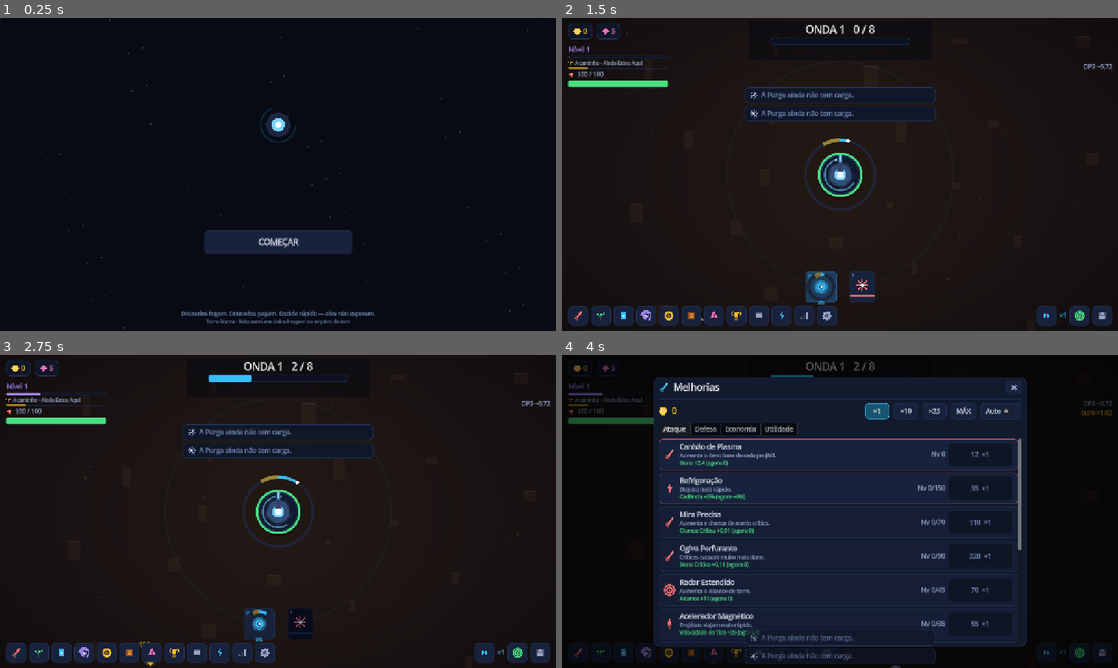
Above: before the commit, frames 1-4 (two rows, left to right).
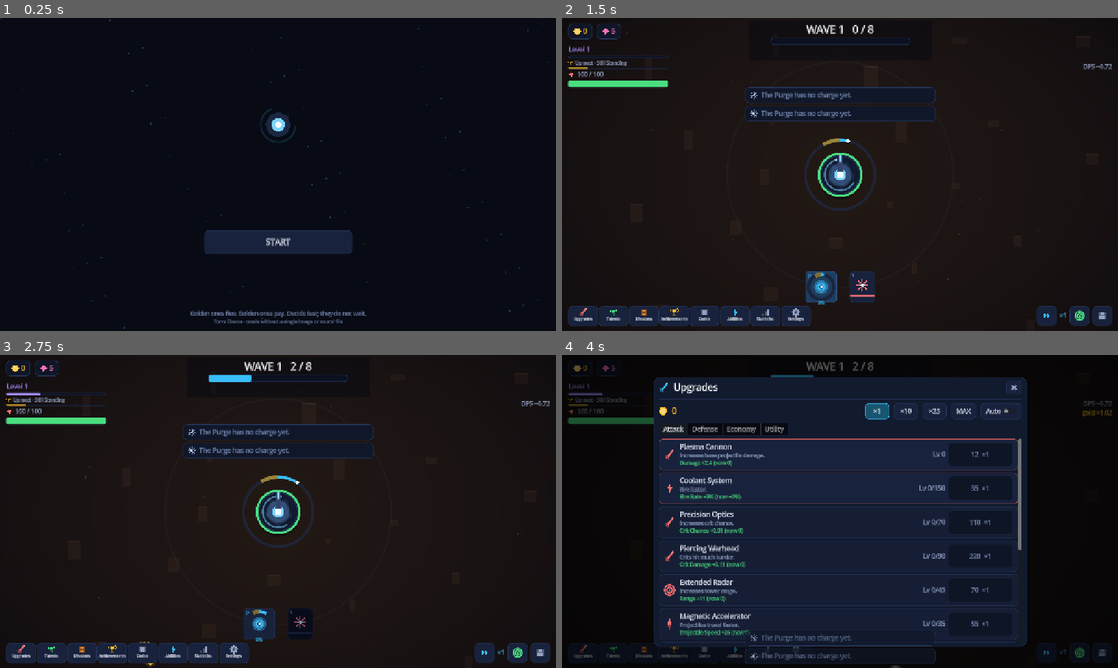
Above: after the commit, the same moments.

Repository: joabcostamd/joabcostamd
Game: Godot game, scene res://scenes/main.tscn
Same seed, same stepped clock (60 frames per second), same inputs: the game is played once before the commit and once after it.
Inputs (mouse positions are in pixels of both pictures, inside the frame that each line leads up to):
- Up to frame 1 (0.25 s): no input
- Up to frame 2 (1.5 s): click (840, 243) at 0.5 s, where only the run after the commit has a clickable "START"; click (823, 287) at 1.25 s
- Up to frame 3 (2.75 s): click "1" at 2 s
- Up to frame 4 (4 s): click (578, 652) at 2.77 s; click (584, 652) at 3.52 s

The runs differ from the first frame. In frame 1, 0.7% of the frame differs, in the area x 32-68%, y 70-98%; in frame 2, 2.0%; in frame 3, 2.0%; in frame 4, 3.6%, in the area x 1-98%, y 2-98%.

Commit message:
feat: o rodape mostra so a porta que existe, e acende a que tem algo esperando
Tres pendencias da experiencia do jogador, todas com a mesma raiz: o jogo sabia
das coisas e nao contava para ninguem.

O rodape tinha doze glifos de 22 px, iguais entre si e sem uma palavra. A unica
forma de descobrir o que cada um abria era passar o mouse — o que num toque nao
existe. Agora cada botao tem rotulo, e o rotulo troca junto com o idioma.

Cinco dos doze abriam painel VAZIO na onda 1: Cartas sem uma carta, Reliquias
sem uma reliquia, Habilidades sem uma habilidade, Prestigio a vinte e cinco
ondas de distancia e Desafios trancado. O jogo ja sabia fazer isto certo (Farm,
Infinito e Purga automatica so aparecem quando o desbloqueio existe); agora os
doze recebem o mesmo tratamento.

E quando as portas ENCHEM, o rodape avisa. Antes so dois botoes acendiam
(talentos e melhorias). Missao pronta, nivel de temporada por coletar, carta
nova e ascensao disponivel eram invisiveis — num jogo que atira sozinho e nao
obriga ninguem a reabrir painel. Coletar missao e a UNICA porta de XP da
temporada, e era justamente a que menos se anunciava.

Junto: o jogo abre no idioma do sistema na PRIMEIRA execucao. Sao 1.040 chaves
em ingles prontas, e ele abria em portugues para o mundo inteiro sem perguntar.
Depois da primeira vez quem manda e a escolha salva. Sem tela o padrao continua
sendo `pt`, senao os portoes mudariam de resposta conforme a maquina do CI.

A decisao de quais portas aparecem virou funcao estatica (`portas_do_rodape`)
para o portao poder perguntar "com este estado, o botao de Cartas aparece?" sem
montar a interface: 26 assercoes novas, uma por porta e por motivo (473 no
total).

Co-Authored-By: Claude Opus 5 <noreply@anthropic.com>
Claude-Session: https://claude.ai/code/session_01KjywRohvpoYfEskZwwMkww

Diff:
--- a/torre-eterna/scripts/core/config.gd
+++ b/torre-eterna/scripts/core/config.gd
@@ -35,10 +35,26 @@
 
 func _ready() -> void:
 	var salvo := SaveSys.carregar_config()
+	# PRIMEIRA execucao: abre no idioma do sistema. Depois disso quem manda e a
+	# escolha salva, mesmo que o jogador tenha escolhido o mesmo que o sistema.
+	# O jogo tem 1.040 chaves em ingles prontas e abria em portugues para todo
+	# mundo, no mundo inteiro, sem nunca perguntar.
+	if not salvo.has("idioma"):
+		v["idioma"] = idioma_do_sistema()
 	for k in PADRAO.keys():
 		if salvo.has(k):
 			v[k] = salvo[k]
 	aplicar()
+
+## Idioma que o sistema operacional pede, reduzido aos dois que o jogo fala.
+##
+## `headless` e ferramenta, nao jogador: os portoes medem textos em portugues e
+## nao podem mudar de resposta porque a maquina do CI esta configurada em outro
+## idioma. Entao sem tela o padrao continua sendo `pt`, sempre.
+static func idioma_do_sistema() -> String:
+	if DisplayServer.get_name() == "headless":
+		return "pt"
+	return "pt" if OS.get_locale().to_lower().begins_with("pt") else "en"
 
 func get_v(chave: String, padrao = null):
 	return v.get(chave, PADRAO.get(chave, padrao))
--- a/torre-eterna/scripts/ui/hud.gd
+++ b/torre-eterna/scripts/ui/hud.gd
@@ -269,7 +269,7 @@
 	add_child(caixa_hab)
 
 	# ---------- rodapé esquerdo: painéis ----------
-	var menu := UI.hbox(6)
+	var menu := UI.hbox(2)
 	menu.anchor_left = 0.0
 	menu.anchor_right = 0.0
 	menu.anchor_top = 1.0
@@ -277,7 +277,7 @@
 	menu.offset_top = -58
 	menu.offset_bottom = -14
 	menu.offset_left = 14
-	menu.offset_right = 680
+	menu.offset_right = 858
 	add_child(menu)
 	# [id, icone, dica pronta, cor, CHAVE do texto, tecla] — a chave fica guardada
 	# no botão para o rótulo poder ser retraduzido sem remontar a barra inteira.
@@ -296,7 +296,8 @@
 		["config", "engrenagem", Txt.t("p_config") + " (O)", UI.TEXTO2, "p_config", " (O)"],
 	]
 	for p in paineis:
-		var b := _botao_com_icone(str(p[1]), str(p[2]), p[3], func(): painel_pedido.emit(str(p[0])))
+		var b := _botao_de_painel(str(p[1]), str(p[2]), p[3], Txt.t(str(p[4])),
+			func(): painel_pedido.emit(str(p[0])))
 		menu.add_child(b)
 		botoes_painel[str(p[0])] = b
 		# guarda a CHAVE, não o texto: é o que permite retraduzir sem remontar
@@ -311,7 +312,7 @@
 	acoes.anchor_bottom = 1.0
 	acoes.offset_top = -58
 	acoes.offset_bottom = -14
-	acoes.offset_left = -240
+	acoes.offset_left = -418
 	acoes.offset_right = -14
 	acoes.alignment = BoxContainer.ALIGNMENT_END
 	add_child(acoes)
@@ -366,6 +367,41 @@
 	_reconstruir_habilidades()
 
 ## Botão quadrado com ícone vetorial centralizado.
+## Botão do rodapé de painéis: ícone COM rótulo.
+##
+## Os doze eram glifos de 22 px sem uma palavra, e a única forma de descobrir o
+## que cada um abria era passar o mouse — o que num toque não existe. O rótulo
+## some junto com o botão quando o painel ainda não está liberado.
+func _botao_de_painel(icone: String, dica: String, cor: Color, rotulo: String,
+		ao_clicar: Callable) -> Button:
+	var b := Button.new()
+	b.custom_minimum_size = Vector2(68, 46)
+	b.focus_mode = Control.FOCUS_NONE
+	b.tooltip_text = dica
+	b.mouse_default_cursor_shape = Control.CURSOR_POINTING_HAND
+	b.pressed.connect(ao_clicar)
+	var col := UI.vbox(0)
+	col.set_anchors_and_offsets_preset(Control.PRESET_FULL_RECT)
+	col.offset_top = 4
+	col.offset_bottom = -3
+	col.mouse_filter = Control.MOUSE_FILTER_IGNORE
+	b.add_child(col)
+	var ic := Control.new()
+	ic.set_script(load("res://scripts/ui/icone_control.gd"))
+	ic.custom_minimum_size = Vector2(0, 22)
+	ic.size_flags_horizontal = Control.SIZE_EXPAND_FILL
+	ic.mouse_filter = Control.MOUSE_FILTER_IGNORE
+	col.add_child(ic)
+	ic.configurar(icone, cor, 20)
+	var lbl := UI.rotulo(rotulo, 9, UI.TEXTO)
+	lbl.horizontal_alignment = HORIZONTAL_ALIGNMENT_CENTER
+	lbl.autowrap_mode = TextServer.AUTOWRAP_OFF
+	lbl.text_overrun_behavior = TextServer.OVERRUN_TRIM_ELLIPSIS
+	lbl.mouse_filter = Control.MOUSE_FILTER_IGNORE
+	col.add_child(lbl)
+	b.set_meta("rotulo", lbl)
+	return b
+
 func _botao_com_icone(icone: String, dica: String, cor: Color, ao_clicar: Callable) -> Button:
 	var b := Button.new()
 	b.custom_minimum_size = Vector2(46, 44)
@@ -631,6 +667,7 @@
 	# do custo da melhoria mais barata, entao pisca discreto quando da para
 	# comprar uma e fica evidente quando da para comprar muitas.
 	_atualizar_brilho_melhorias()
+	_atualizar_portas_do_rodape()
 	# O botão do Modo Infinito só existe depois que o nó do topo da árvore de
 	# Éter é comprado: antes disso ele seria uma promessa vazia no rodapé.
 	if b_infinito != null:
@@ -652,6 +689,78 @@
 	if b_autopurga != null:
 		b_autopurga.visible = jogo.esp["desbloqueios"].has("autoPurga")
 		b_autopurga.modulate = UI.ACENTO2 if bool(Mecanicas.estado_purga(jogo.s)["auto"]) else Color.WHITE
+
+## O rodape so mostra a porta que EXISTE, e acende a que tem algo esperando.
+##
+## Duas coisas de uma vez, e as duas eram a mesma doenca. Na onda 1 o jogador
+## via doze glifos iguais e cinco deles abriam um painel vazio — Cartas sem uma
+## carta, Reliquias sem uma reliquia, Habilidades sem uma habilidade, Prestigio
+## a vinte e cinco ondas de distancia, Desafios trancado. E depois, quando as
+## portas ENCHIAM, nada avisava: missao pronta, nivel de temporada para coletar,
+## carta nova no inventario e ascensao disponivel eram todos invisiveis, num
+## jogo que atira sozinho e nao obriga ninguem a reabrir painel. Coletar missao
+## e a UNICA porta de XP da temporada, e era a que menos se anunciava.
+##
+## O jogo ja sabia fazer isto certo — Farm, Infinito e Purga automatica so
+## aparecem quando o desbloqueio existe. Aqui e o mesmo tratamento para os doze.
+## A DECISAO e estatica de proposito: assim o portao consegue perguntar "com
+## este estado, o botao de Cartas aparece?" sem montar a interface inteira.
+static func portas_do_rodape(s: Dictionary, esp: Dictionary) -> Dictionary:
+	var cartas: Dictionary = s["cartas"]
+	var tem_habilidade := false
+	for id_h in s["habilidades"]:
+		if bool((s["habilidades"][id_h] as Dictionary).get("desbloqueada", false)):
+			tem_habilidade = true
+			break
+	var pode_ascender := int(s["onda_maxima"]) >= Bal.ASC_ONDA_MIN
+	return {
+		"existe": {
+			"cartas": (cartas["inventario"] as Array).size() > 0,
+			"reliquias": (s["relicas"] as Dictionary).size() > 0,
+			"habilidades": tem_habilidade,
+			"desafios": (esp.get("desbloqueios", {}) as Dictionary).has("desafios"),
+			"prestigio": pode_ascender or int(s["prestigio"]["ascensoes"]) > 0,
+		},
+		"acende": {
+			"cartas": (cartas["novas"] as Array).size() > 0,
+			"missoes": _tem_missao_pronta(s) or _tem_nivel_de_temporada(s),
+			"prestigio": pode_ascender,
+			"conquistas": (s["conquistas"] as Dictionary).size() > (s["conquistas_vistas"] as Array).size(),
+		},
+	}
+
+func _atualizar_portas_do_rodape() -> void:
+	var portas := portas_do_rodape(jogo.s, jogo.esp)
+	var existe: Dictionary = portas["existe"]
+	var acende: Dictionary = portas["acende"]
+	for id in botoes_painel.keys():
+		var b: Button = botoes_painel[id]
+		if not is_instance_valid(b):
+			continue
+		b.visible = bool(existe.get(id, true))
+		if bool(acende.get(id, false)):
+			# mesma respiracao do brilho de Melhorias: chama atencao sem gritar
+			var pulso := 0.72 + 0.28 * sin(float(Time.get_ticks_msec()) * 0.005)
+			b.modulate = Color.WHITE.lerp(UI.OURO, pulso)
+		elif id != "talentos" and id != "upgrades":
+			b.modulate = Color.WHITE
+
+static func _tem_missao_pronta(s: Dictionary) -> bool:
+	var m: Dictionary = s["missoes"]
+	for grupo in ["diarias", "semanais"]:
+		for mi in (m[grupo] as Array):
+			if bool((mi as Dictionary).get("pronta", false)) and not bool((mi as Dictionary).get("coletada", false)):
+				return true
+	return false
+
+static func _tem_nivel_de_temporada(s: Dictionary) -> bool:
+	var t: Dictionary = s["temporada"]
+	var coletadas: Array = t["coletadas"]
+	for r in Dados.temporada:
+		var n := int(r.get("nivel", 0))
+		if n <= int(t["nivel"]) and not coletadas.has(n):
+			return true
+	return false
 
 ## Mostra só os elementos em que o Enxame já criou resistência.
 func _atualizar_adaptacao() -> void:
@@ -781,6 +890,11 @@
 		if not is_instance_valid(b) or not b.has_meta("chave_dica"):
 			continue
 		b.tooltip_text = Txt.t(str(b.get_meta("chave_dica"))) + str(b.get_meta("tecla_dica"))
+		# O rotulo tambem e texto: trocar de idioma tem que trocar os doze.
+		if b.has_meta("rotulo"):
+			var lbl = b.get_meta("rotulo")
+			if is_instance_valid(lbl):
+				lbl.text = Txt.t(str(b.get_meta("chave_dica")))
 	_atualizar_dica_mira()
 	if b_infinito != null and is_instance_valid(b_infinito):
 		b_infinito.tooltip_text = Txt.t("hud_infinito_dica")
--- a/torre-eterna/tools/suites/testes.gd
+++ b/torre-eterna/tools/suites/testes.gd
@@ -44,6 +44,7 @@
 	t_nada_mudo()
 	t_elites()
 	t_mira()
+	t_rodape()
 	t_teto()
 	t_defesa()
 	t_ondas()
@@ -87,7 +88,7 @@
 		"Mods": 19, "Numeros de dano": 2, "Offline": 6,
 		"Ondas": 12, "Pista de ouro": 3, "Prestígio": 25,
 		"Progresso": 14, "Saque": 8, "Save": 41,
-		"Sistemas": 6, "StatEngine": 5, "Teto": 25, "Áudio": 16,
+		"Rodape": 26, "Sistemas": 6, "StatEngine": 5, "Teto": 25, "Áudio": 16,
 	}
 	for nome_g in minimo_por_grupo:
 		var rodou := int(por_grupo.get(nome_g, 0))
@@ -1266,6 +1267,76 @@
 	perto_e.intangivel = 0.0
 	arena.limpar_inimigos()
 
+## ------------------------------------------------------------ rodape do HUD
+func t_rodape() -> void:
+	g("Rodape")
+	# O rodape mostrava doze glifos iguais na onda 1, cinco deles abrindo painel
+	# vazio, e nunca avisava quando algo enchia. As duas metades sao portao:
+	# a porta que NAO existe fica escondida, e a que tem algo esperando acende.
+	var H := load("res://scripts/ui/hud.gd") as GDScript
+	ok("hud.gd carrega", H != null)
+	if H == null:
+		return
+	var txt_h := _ler("res://scripts/ui/hud.gd")
+	ok("todo botao do rodape tem rotulo", txt_h.contains("_botao_de_painel("))
+	ok("o rotulo e retraduzido junto com a dica", txt_h.contains('b.get_meta("rotulo")'))
+	ok("o rodape e reavaliado no ciclo de update", txt_h.contains("_atualizar_portas_do_rodape()"))
+
+	# Estado de jogo NOVO: nada foi conquistado ainda.
+	var novo: Dictionary = GameState.novo()
+	var esp_vazio := {"desbloqueios": {}}
+	var p0: Dictionary = H.portas_do_rodape(novo, esp_vazio)
+	var existe0: Dictionary = p0["existe"]
+	var acende0: Dictionary = p0["acende"]
+	for chave in ["cartas", "reliquias", "habilidades", "desafios", "prestigio"]:
+		ok("no comeco o botao de %s fica escondido" % chave, not bool(existe0[chave]))
+	for chave2 in ["cartas", "missoes", "prestigio", "conquistas"]:
+		ok("no comeco o botao de %s nao acende" % chave2, not bool(acende0[chave2]))
+
+	# ...e cada porta abre pelo motivo certo, uma de cada vez.
+	var com_carta: Dictionary = GameState.novo()
+	com_carta["cartas"]["inventario"].append({"uid": 1, "id": "x", "raridade": 0, "nivel": 1})
+	ok("uma carta no inventario abre a porta de Cartas",
+		bool((H.portas_do_rodape(com_carta, esp_vazio)["existe"] as Dictionary)["cartas"]))
+	var com_reliquia: Dictionary = GameState.novo()
+	com_reliquia["relicas"]["x"] = 1
+	ok("uma reliquia abre a porta de Reliquias",
+		bool((H.portas_do_rodape(com_reliquia, esp_vazio)["existe"] as Dictionary)["reliquias"]))
+	var com_hab: Dictionary = GameState.novo()
+	com_hab["habilidades"]["x"] = {"desbloqueada": true, "nivel": 1, "cd": 0.0, "cd_max": 0.0, "usos": 0}
+	ok("uma habilidade abre a porta de Habilidades",
+		bool((H.portas_do_rodape(com_hab, esp_vazio)["existe"] as Dictionary)["habilidades"]))
+	ok("o desbloqueio abre a porta de Desafios",
+		bool((H.portas_do_rodape(GameState.novo(), {"desbloqueios": {"desafios": true}})["existe"] as Dictionary)["desafios"]))
+	var na_onda: Dictionary = GameState.novo()
+	na_onda["onda_maxima"] = Bal.ASC_ONDA_MIN
+	var p_onda: Dictionary = H.portas_do_rodape(na_onda, esp_vazio)
+	ok("chegar na onda de ascensao abre a porta de Prestigio",
+		bool((p_onda["existe"] as Dictionary)["prestigio"]))
+	ok("...e acende, porque tem o que fazer la",
+		bool((p_onda["acende"] as Dictionary)["prestigio"]))
+	var carta_nova: Dictionary = GameState.novo()
+	carta_nova["cartas"]["novas"].append(1)
+	ok("carta nova acende o botao de Cartas",
+		bool((H.portas_do_rodape(carta_nova, esp_vazio)["acende"] as Dictionary)["cartas"]))
+	var missao: Dictionary = GameState.novo()
+	missao["missoes"]["diarias"].append({"id": "x", "alvo": 1, "pronta": true, "coletada": false})
+	ok("missao pronta acende o botao de Missoes",
+		bool((H.portas_do_rodape(missao, esp_vazio)["acende"] as Dictionary)["missoes"]))
+	missao["missoes"]["diarias"][0]["coletada"] = true
+	ok("missao ja coletada nao acende nada",
+		not bool((H.portas_do_rodape(missao, esp_vazio)["acende"] as Dictionary)["missoes"]))
+	var conq: Dictionary = GameState.novo()
+	conq["conquistas"]["x"] = 1
+	ok("conquista nao vista acende o botao de Conquistas",
+		bool((H.portas_do_rodape(conq, esp_vazio)["acende"] as Dictionary)["conquistas"]))
+
+	# O idioma do sistema decide a PRIMEIRA abertura, e nunca sem tela.
+	ok("sem tela o idioma padrao continua sendo pt", Cfg.idioma_do_sistema() == "pt")
+	var txt_c := _ler("res://scripts/core/config.gd")
+	ok("a deteccao de idioma le o locale do sistema", txt_c.contains("OS.get_locale()"))
+	ok("...e so quando nao ha escolha salva", txt_c.contains('not salvo.has("idioma")'))
+
 ## ------------------------------------------------------------ teto de nivel
 func t_teto() -> void:
 	g("Teto")
Not shown, changed: torre-eterna/AGENTS.md
Not shown, changed: torre-eterna/README.md
Not shown, changed: torre-eterna/docs/QUALIDADE.md
